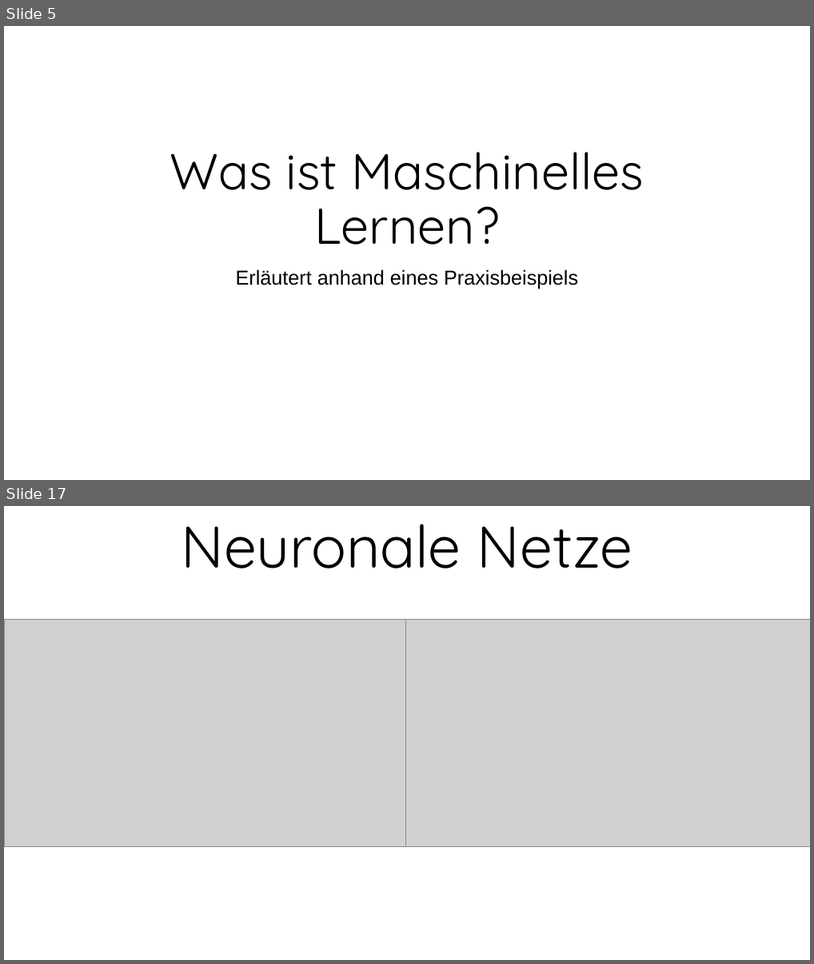
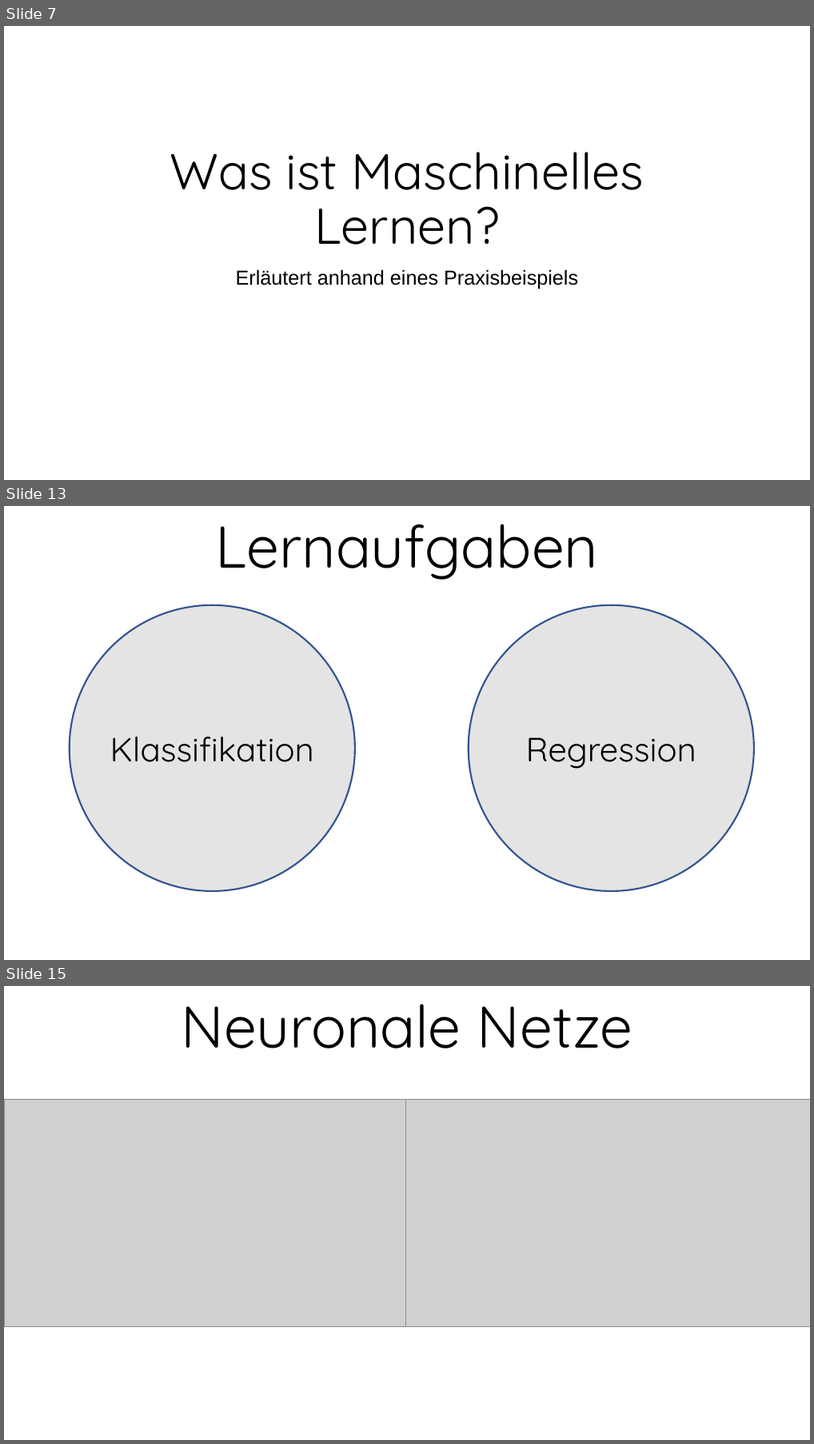
Before and after one commit to SemJoerg/DigitRecognition, a slide deck: presentation/presentation.pptx. Shown one above the other, each under a label of ours: slides 5 and 17 before the commit, slides 7, 13 and 15 after it; the slides between them are not shown. The pictures are 814x964 and 814x1444 pixels, drawn with LibreOffice and Linux fonts; fonts in the diff are those of the drawing; grey boxes stand for pictures; background and template pictures are left out. Boxes give left, top, right and bottom in pixels: in the first picture for what was removed or moved away, otherwise in the second. Text is boxed around its words. In the diff, an @@ line names an element or a change of style, - is before the commit and + after.

```diff
--- a/presentation/presentation.pptx
+++ b/presentation/presentation.pptx
@@ slide 13 added at (4,506,810,960), background picture (left out) @@
@@ text added at (216,524,599,580), 70 pt, text #000000 @@
+Lernaufgaben
@@ ellipse added at (70,605,355,891), fill #7C7C7C at 20% opacity, outline #325491 2 pt @@
@@ ellipse added at (469,605,754,891), fill #7C7C7C at 20% opacity, outline #325491 2 pt @@
@@ text added at (110,736,314,762), 40 pt, text #000000 @@
+Klassifikation
@@ text added at (526,737,697,768), 40 pt, text #000000 @@
+Regression
@@ what was slide 5 is now slide 7 @@
@@ what was slide 17 is now slide 15 @@
```
Also in this commit, not shown: 3 slides changed, 11 other slides added, 10 slides removed, 14 other files.
